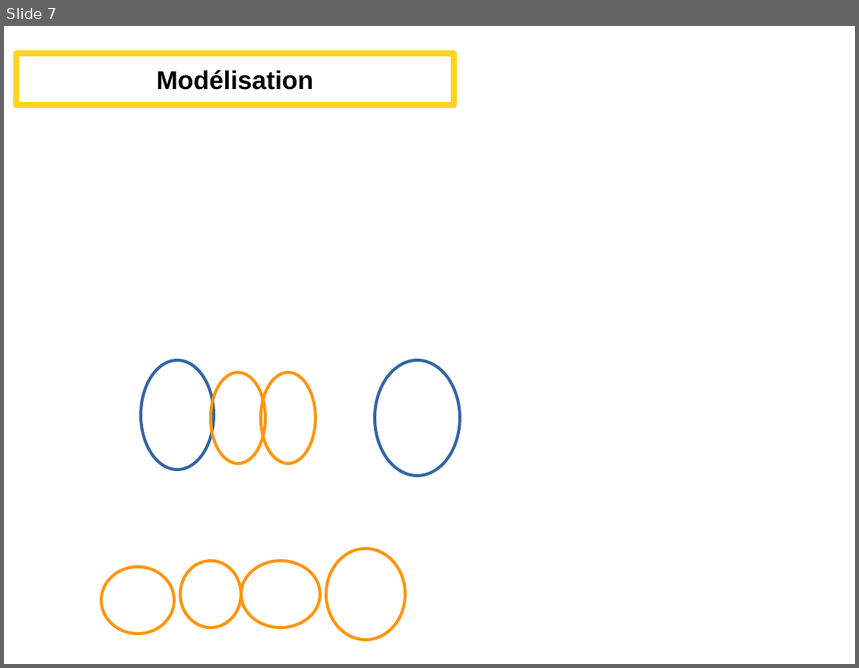
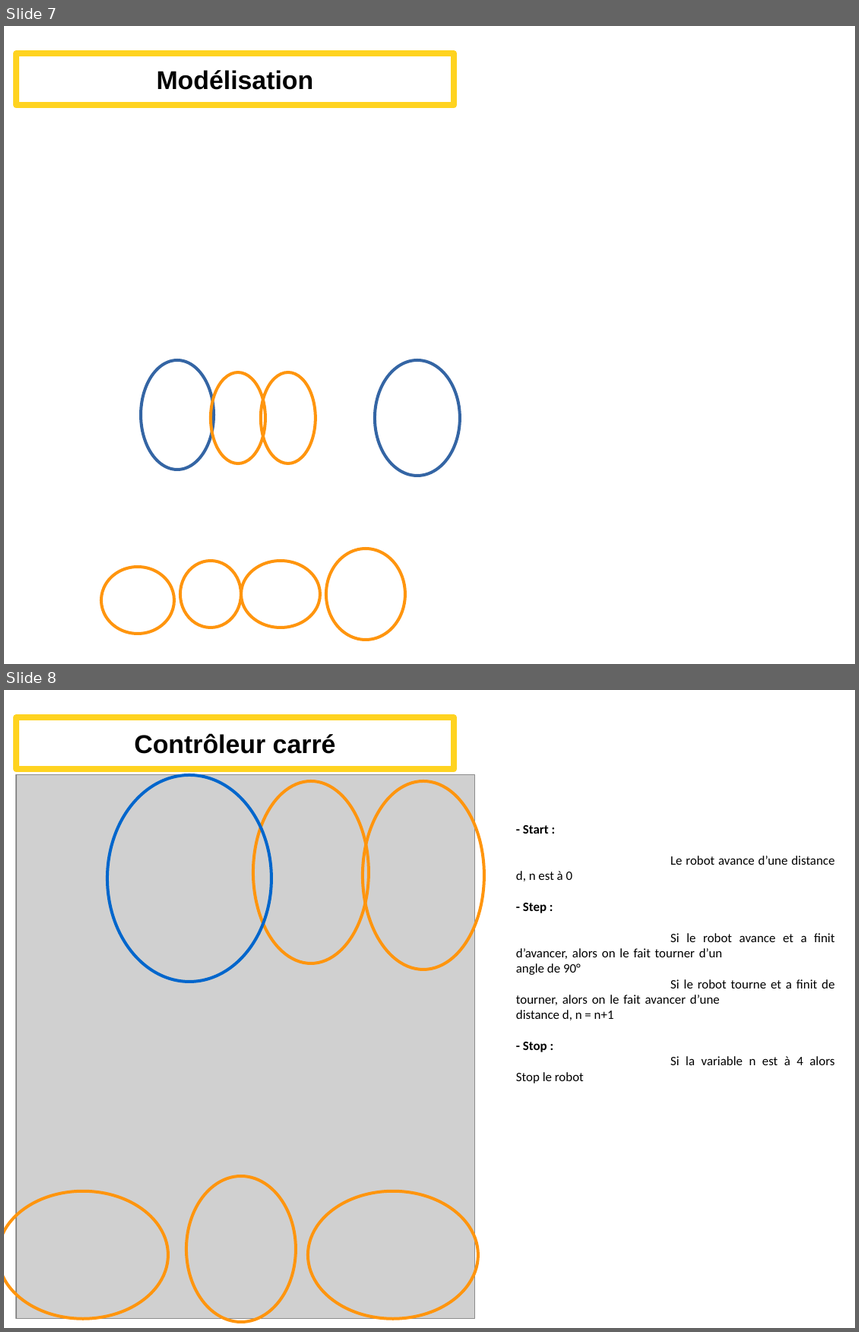
Before and after one commit to Alex-Lec/Projet-2I013-, a slide deck: Présentation_projetRobot.odp. Shown one above the other, each under a label of ours: slide 7 before the commit, slides 7 and 8 after it. The pictures are 859x668 and 859x1332 pixels, drawn with LibreOffice and Linux fonts; fonts in the diff are those of the drawing; grey boxes stand for pictures; background and template pictures are left out. Boxes give left, top, right and bottom in pixels: in the first picture for what was removed or moved away, otherwise in the second. Text is boxed around its words. In the diff, an @@ line names an element or a change of style, - is before the commit and + after.

```diff
--- a/Présentation_projetRobot.odp
+++ b/Présentation_projetRobot.odp
@@ slide 8 added at (4,690,855,1328), background #FFFFFF @@
@@ title added at (16,718,455,770), outline #FFD320 5.67 pt, 24 pt, text #000000, bold @@
+Contrôleur carré
@@ picture added at (16,775,476,1319) @@
@@ ellipse added at (107,775,272,982), outline #0066CC 2.83 pt @@
@@ ellipse added at (253,781,370,964), outline #FF950E 2.83 pt @@
@@ ellipse added at (363,781,484,970), outline #FF950E 2.83 pt @@
@@ text added at (516,825,835,1065), 12 pt, text #000000 @@
+- Start :
+Le robot avance d’une distance d, n est à 0
+- Step :
+Si le robot avance et a finit d’avancer, alors on le fait tourner d’un angle de 90°
+Si le robot tourne et a finit de tourner, alors on le fait avancer d’une distance d, n = n+1
+- Stop :
+Si la variable n est à 4 alors Stop le robot
@@ ellipse added at (186,1176,296,1322), outline #FF950E 2.83 pt @@
@@ ellipse added at (4,1192,167,1319), outline #FF950E 2.83 pt @@
@@ ellipse added at (308,1192,478,1319), outline #FF950E 2.83 pt @@
```
Also in this commit, not shown: 1 other slide added, 2 slides removed, 3 other files.
